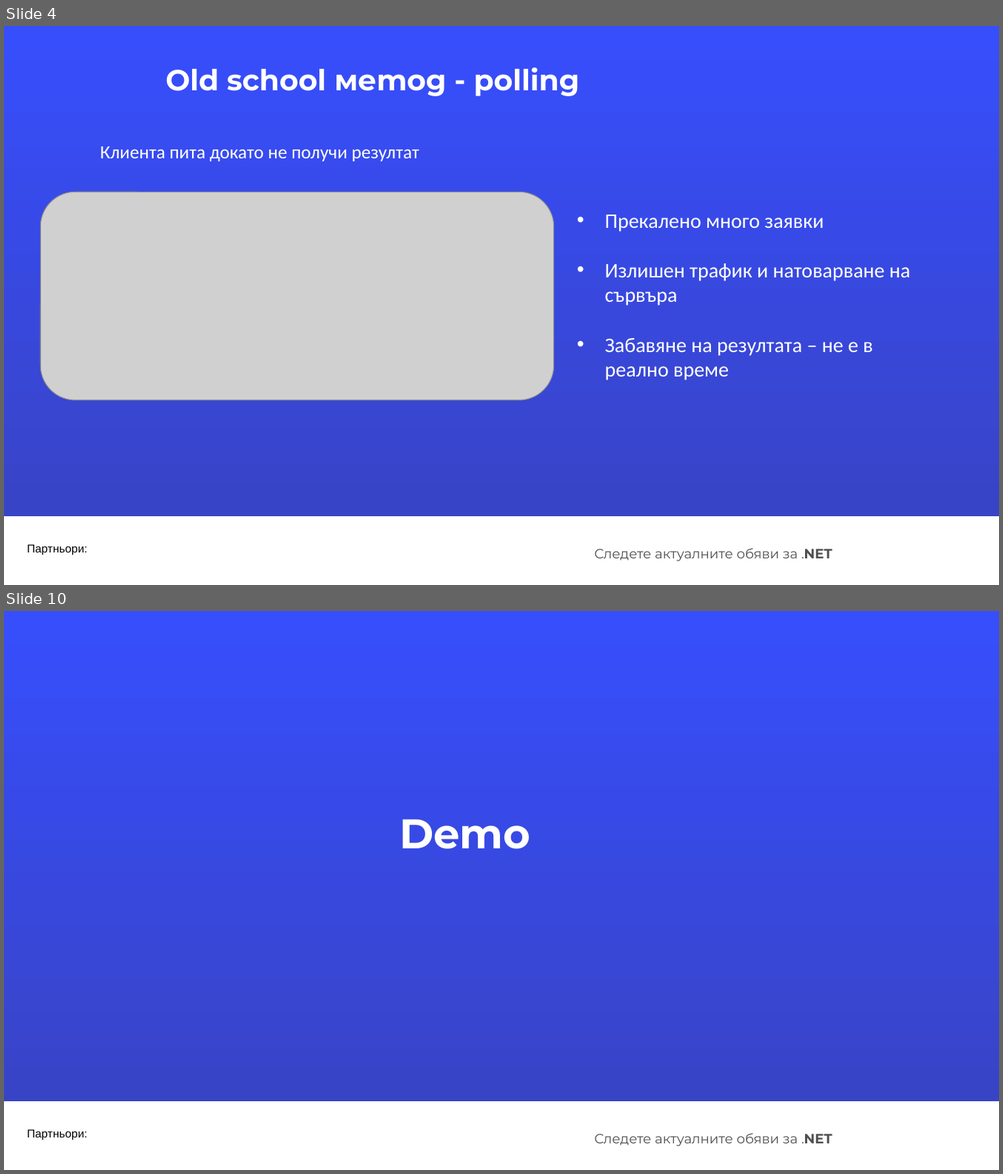
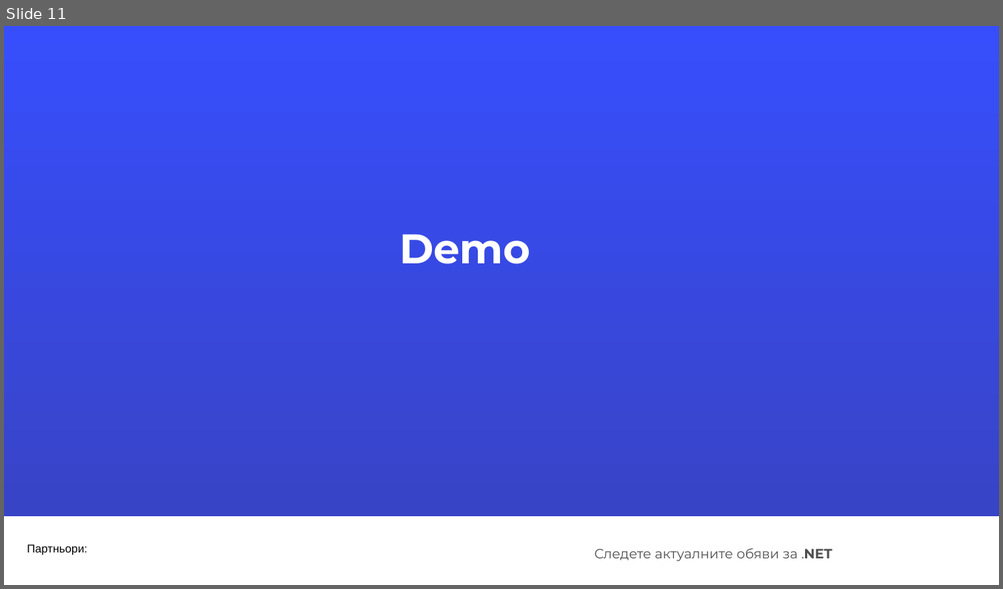
Before and after one commit to HristinaDAIS/SignalRDemo, a slide deck: SignalRPresentation/NET_May 2024.pptx. Shown one above the other, each under a label of ours: slides 4 and 10 before the commit, slide 11 after it; the slides between them are not shown. The pictures are 1003x1174 and 1003x589 pixels, drawn with LibreOffice and Linux fonts; fonts in the diff are those of the drawing; grey boxes stand for pictures; background and template pictures are left out. Boxes give left, top, right and bottom in pixels: in the first picture for what was removed or moved away, otherwise in the second. Text is boxed around its words. In the diff, an @@ line names an element or a change of style, - is before the commit and + after.

```diff
--- a/SignalRPresentation/NET_May 2024.pptx
+++ b/SignalRPresentation/NET_May 2024.pptx
@@ slide 4 removed at bbox=[4, 26, 999, 585], background #FFFFFF; not listed: 3 template elements that a slide beside it also shows @@
@@ text removed at bbox=[165, 67, 580, 96] @@
-Old school метод - polling
@@ text removed at bbox=[100, 147, 419, 161] @@
-Клиента пита докато не получи резултат
@@ picture removed at bbox=[40, 192, 554, 400] @@
@@ text removed at bbox=[605, 215, 910, 380] @@
-• Прекалено много заявки
-• Излишен трафик и натоварване на сървъра
-• Забавяне на резултата – не е в реално време
@@ what was slide 10 is now slide 11 @@
```
Also in this commit, not shown: 7 slides changed, 4 slides added, 1 other slide removed.
